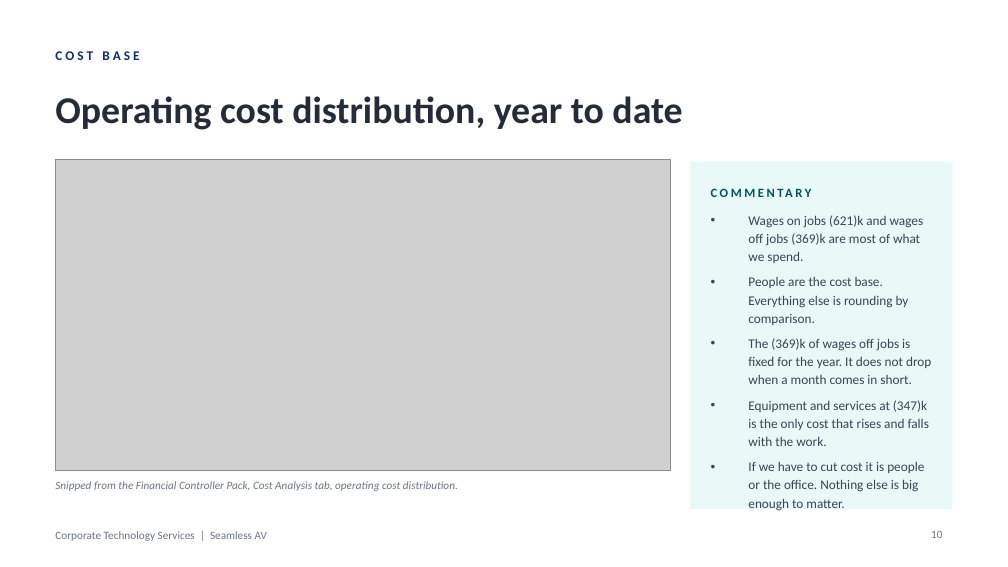
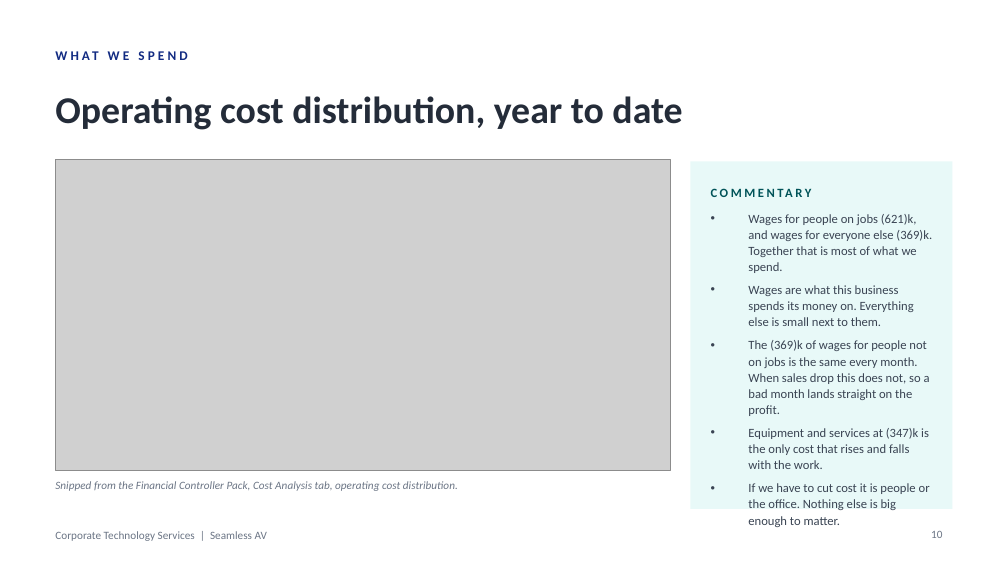
Before and after one commit to WesleyNelson-O33/Claude, a slide deck: slide 10 of deck/CTS Monthly Business Review - September 2026.pptx. Drawn at 1008x567 pixels with LibreOffice and Linux fonts; fonts in the diff are those of the drawing; grey boxes stand for pictures. Boxes give left, top, right and bottom in pixels: in the first picture for what was removed or moved away, otherwise in the second. Text is boxed around its words. In the diff, an @@ line names an element or a change of style, - is before the commit and + after.

```diff
--- a/deck/CTS Monthly Business Review - September 2026.pptx
+++ b/deck/CTS Monthly Business Review - September 2026.pptx
@@ text at (x1=55, y1=51, x2=139, y2=60): text changed @@
-COST BASE
+WHAT WE SPEND
@@ text at (x1=748, y1=214, x2=932, y2=416): text changed; size 9.5 to 9 pt @@
-• Wages on jobs (621)k and wages off jobs (369)k are most of what we spend.
-• People are the cost base. Everything else is rounding by comparison.
-• The (369)k of wages off jobs is fixed for the year. It does not drop when a month comes in short.
+• Wages for people on jobs (621)k, and wages for everyone else (369)k. Together that is most of what we spend.
+• Wages are what this business spends its money on. Everything else is small next to them.
+• The (369)k of wages for people not on jobs is the same every month. When sales drop this does not, so a bad month lands straight on the profit.
@@ text at (x1=748, y1=428, x2=930, y2=494): size 9.5 to 9 pt in "Equipment and services at (347)k is the ...", "If we have to cut cost it ..."; line spacing 13pt to 11.5pt @@
```
Also in this commit, not shown: 8 other slides changed, 2 other files.
